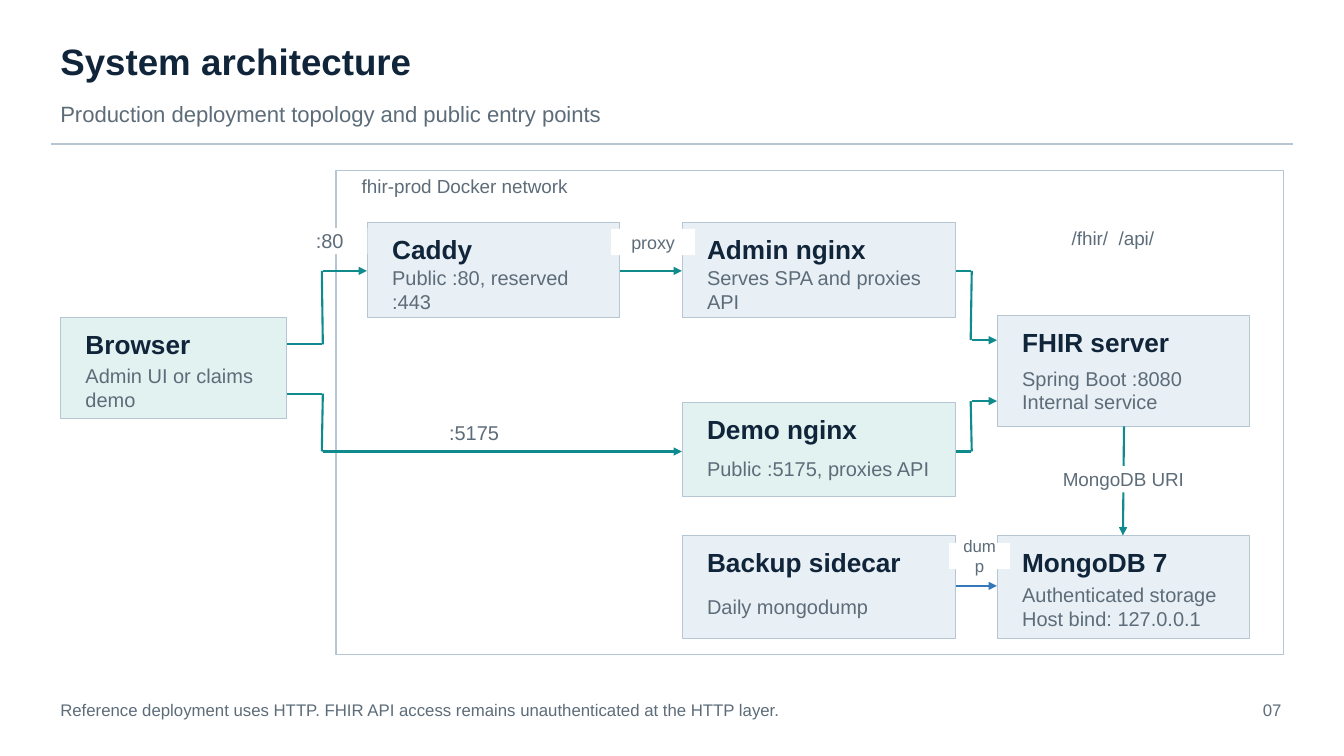
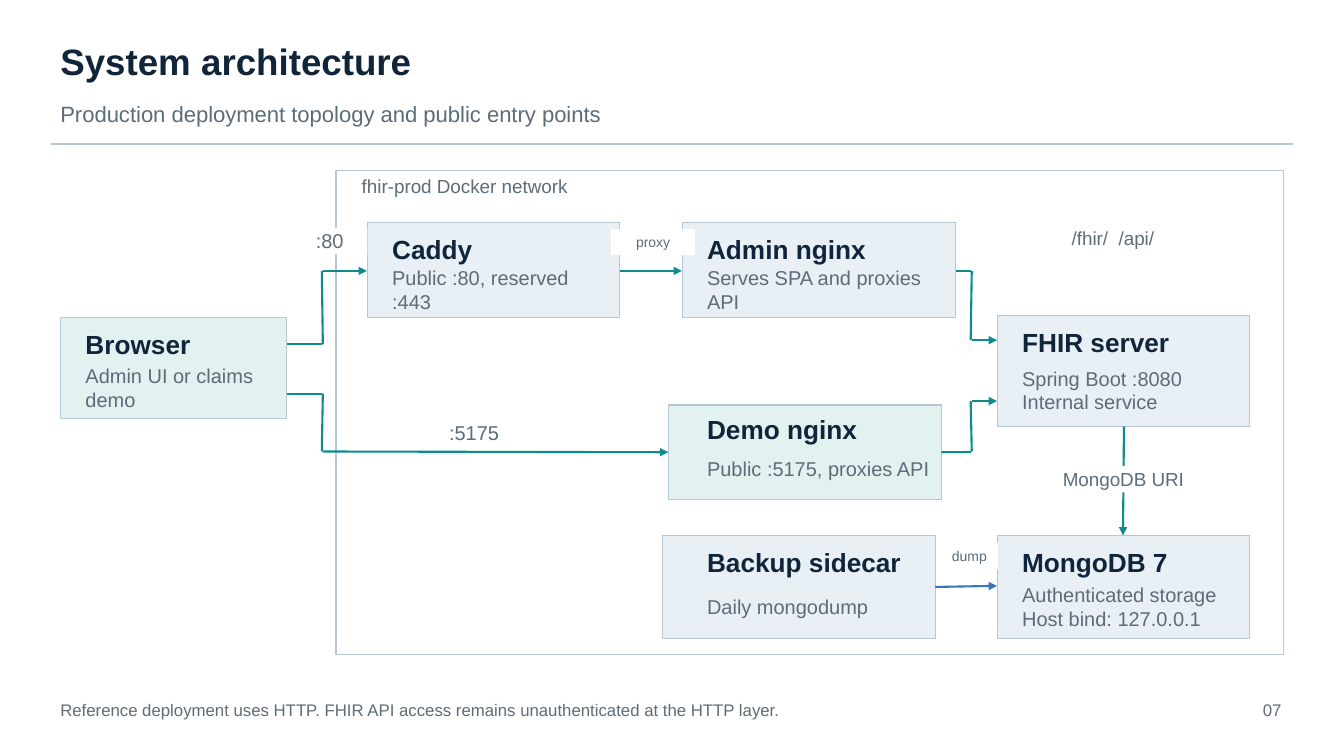
Before and after one commit to fordpw/fhir-platform, a slide deck: slide 7 of docs/presentations/FHIR_R4_Platform_Technical_Updated.pptx. Drawn at 1344x756 pixels with LibreOffice and Linux fonts; fonts in the diff are those of the drawing. Boxes give left, top, right and bottom in pixels: in the first picture for what was removed or moved away, otherwise in the second. Text is boxed around its words. In the diff, an @@ line names an element or a change of style, - is before the commit and + after.

Commit message:
Add files via upload
update for EF LnL

```diff
--- a/docs/presentations/FHIR_R4_Platform_Technical_Updated.pptx
+++ b/docs/presentations/FHIR_R4_Platform_Technical_Updated.pptx
@@ rectangle "proxy" at bbox=[611, 229, 695, 255]: size 12.8 to 10 pt @@
@@ rectangle: place and size @@
-rectangle at bbox=[683, 402, 956, 497]
+rectangle at bbox=[668, 405, 942, 500]
@@ arrow moved from (323, 452) - (683, 452) to (323, 452) - (668, 453) @@
@@ line moved from (956, 452) - (971, 452) to (942, 453) - (972, 452) @@
@@ rectangle: place and size @@
-rectangle at bbox=[683, 535, 956, 638]
+rectangle at bbox=[662, 535, 936, 638]
@@ text "dump": place and size @@
-text "dump" at bbox=[950, 543, 1010, 570]
+text "dump" at bbox=[952, 551, 987, 564]
@@ text "dump" at bbox=[952, 551, 987, 564]: size 12 to 10 pt @@
@@ arrow moved from (956, 586) - (997, 586) to (936, 587) - (997, 586) @@
```
Also in this commit, not shown: 1 other slide changed.
